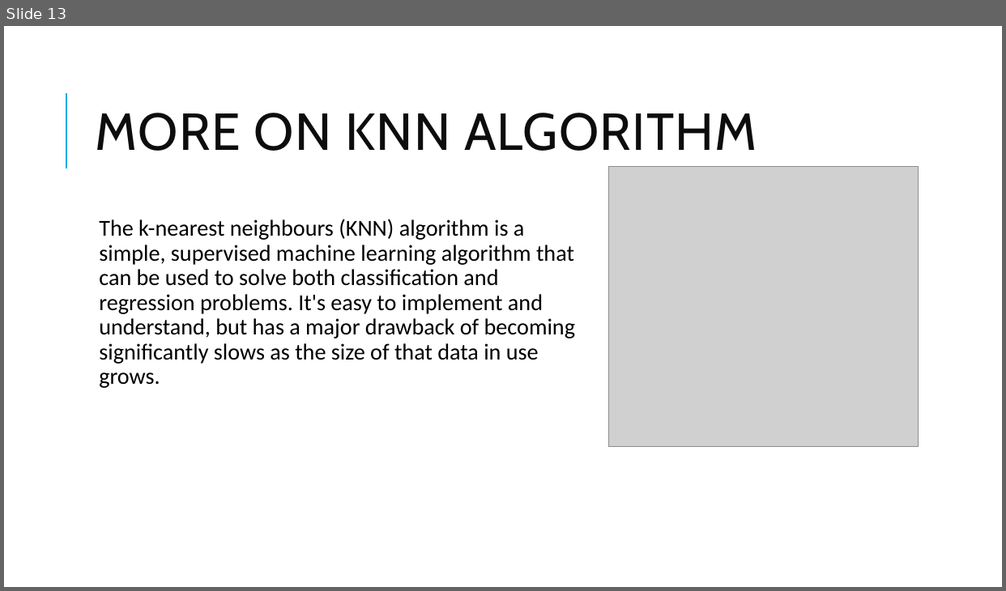
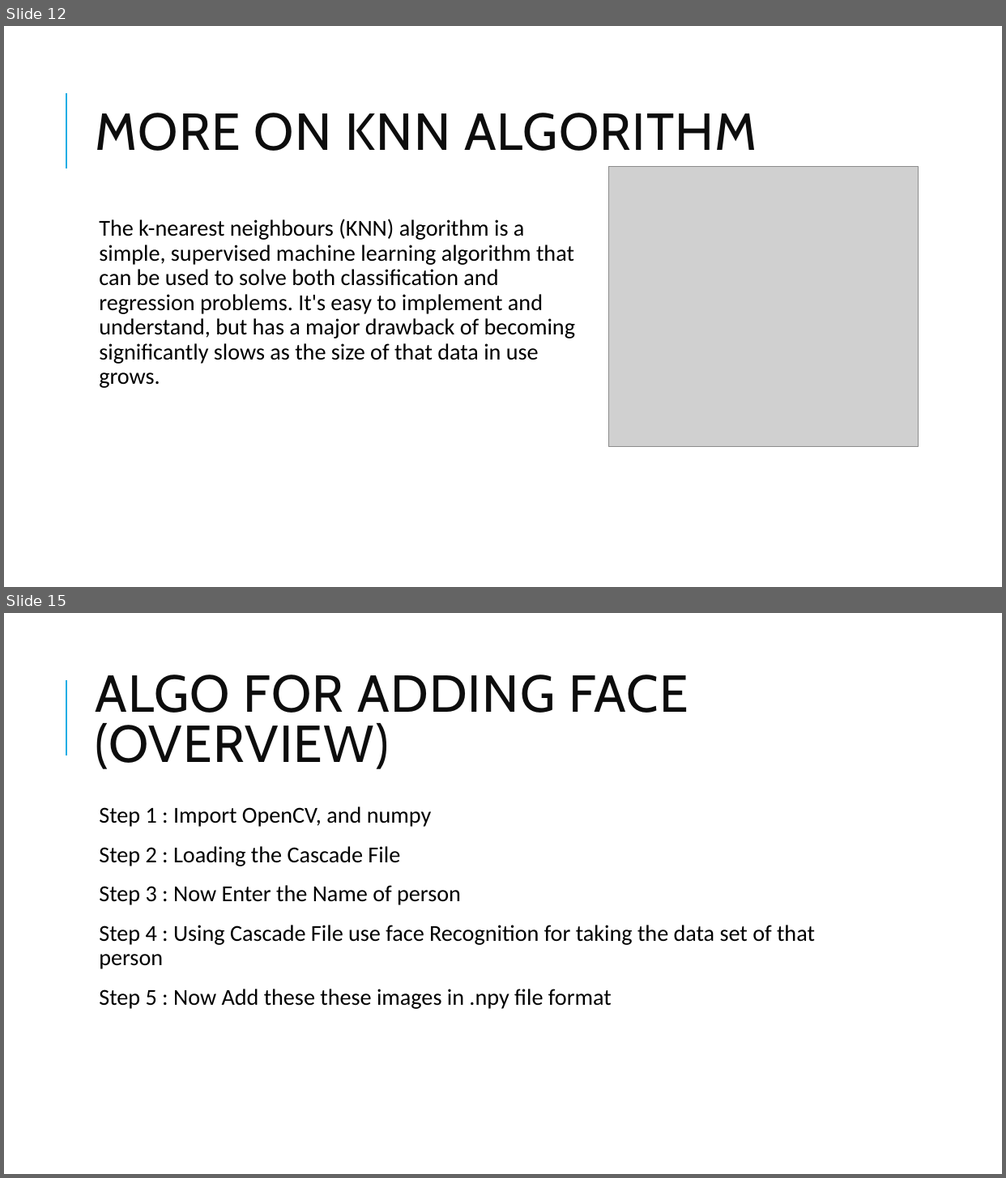
Before and after one commit to adarshdwivedi123/projectchecking, a slide deck: Project Presentation.pptx. Shown one above the other, each under a label of ours: slide 13 before the commit, slides 12 and 15 after it; the slides between them are not shown. The pictures are 1006x591 and 1006x1178 pixels, drawn with LibreOffice and Linux fonts; fonts in the diff are those of the drawing; grey boxes stand for pictures. Boxes give left, top, right and bottom in pixels: in the first picture for what was removed or moved away, otherwise in the second. Text is boxed around its words. In the diff, an @@ line names an element or a change of style, - is before the commit and + after.

```diff
--- a/Project Presentation.pptx
+++ b/Project Presentation.pptx
@@ slide 15 added at [4, 613, 1002, 1174], background #FFFFFF; not listed: 1 template element that a slide beside it also shows @@
@@ title added at [96, 675, 688, 769], 50 pt, text #0D0D0D @@
+ALGO FOR ADDING FACE (OVERVIEW)
@@ text added at [99, 807, 815, 1009], 22 pt, text #000000 @@
+  Step 1 : Import OpenCV, and numpy
+  Step 2 : Loading the Cascade File
+  Step 3 : Now Enter the Name of person
+  Step 4 : Using Cascade File use face Recognition for taking the data set of that person
+  Step 5 : Now Add these these images in .npy file format
@@ what was slide 13 is now slide 12 @@
```
Also in this commit, not shown: 1 slide changed, 11 other slides added, 1 other file.
